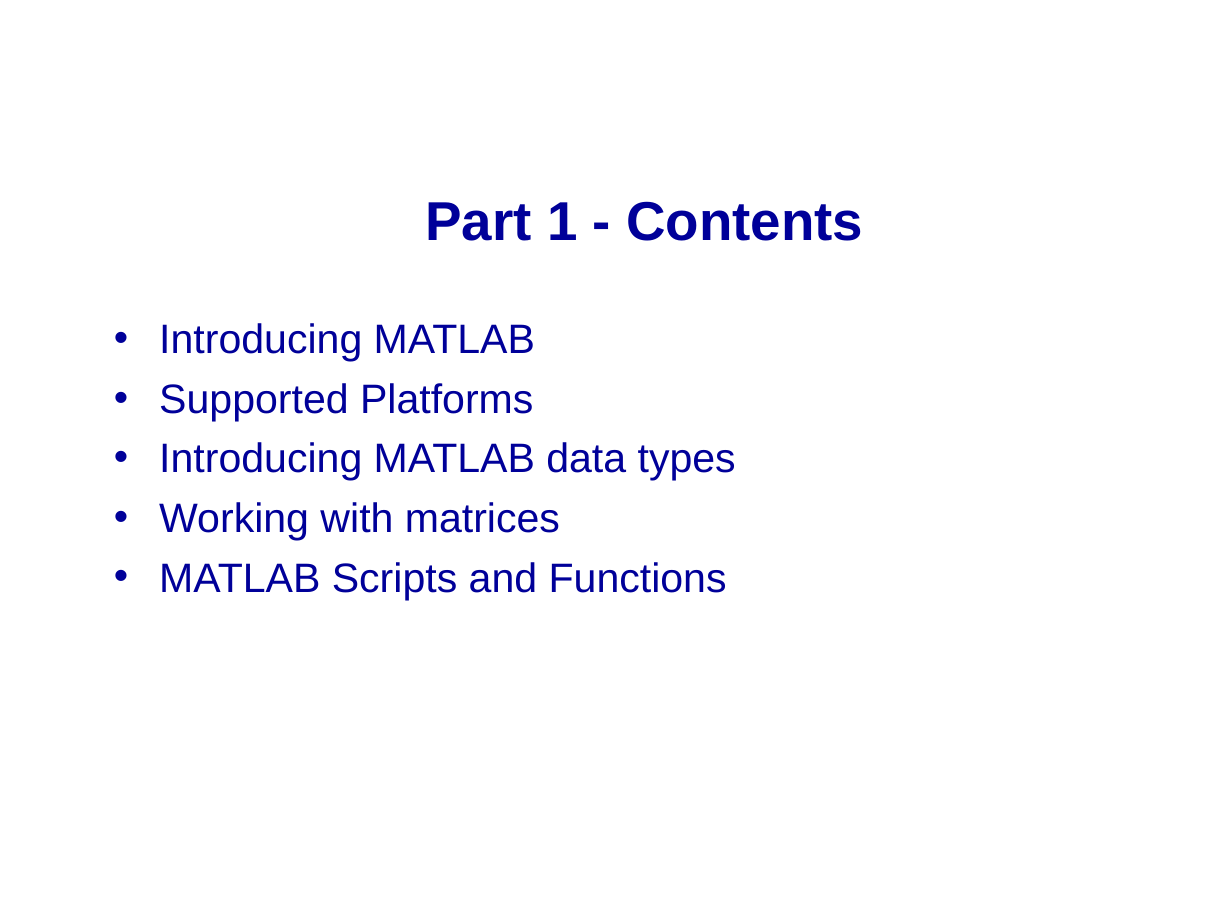
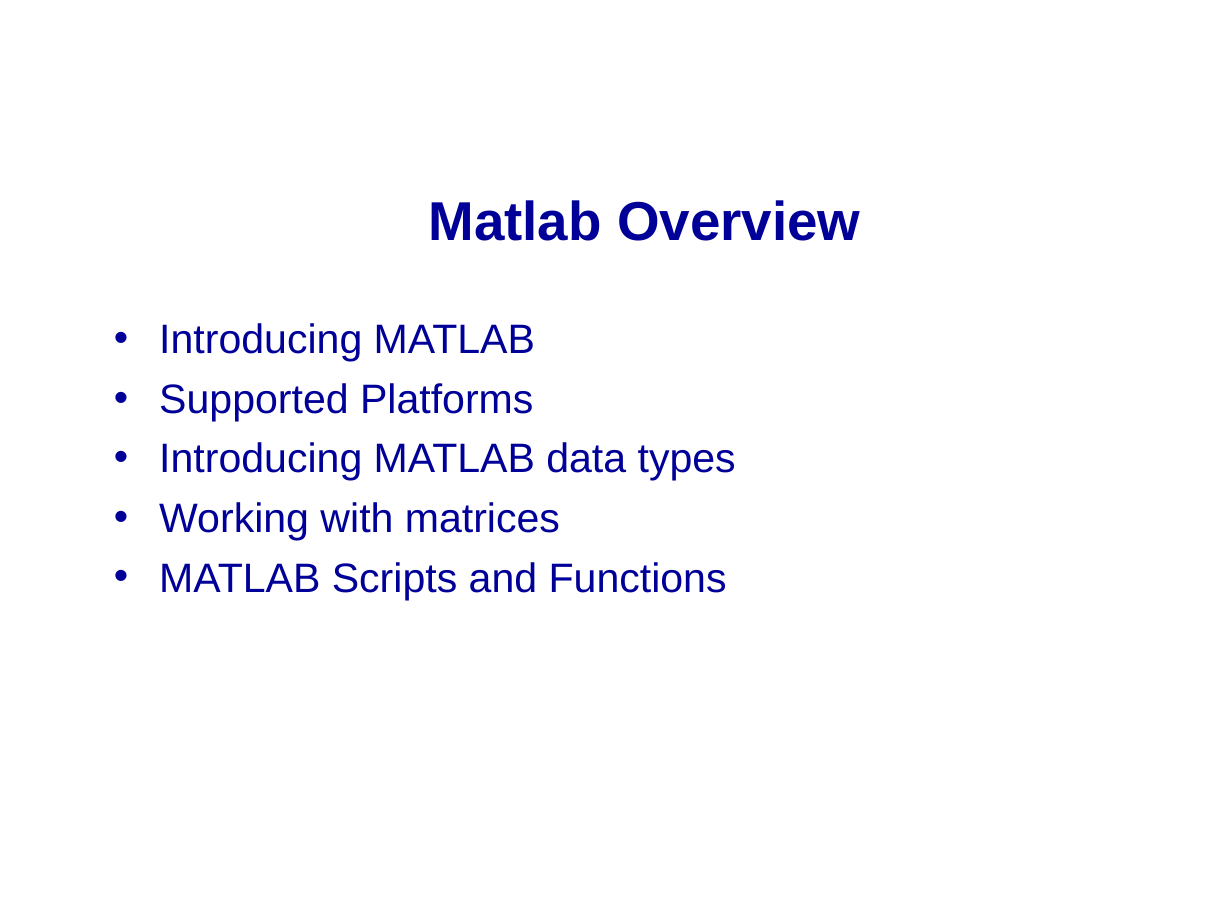
Before and after one commit to mikeg64/iome, a slide deck: slide 3 of src/examples/course/matlab/presentations_and_docs/matlab1.ppt (slide 2 before the commit). Drawn at 1232x924 pixels with LibreOffice and Linux fonts; fonts in the diff are those of the drawing; background and template pictures are left out. Boxes give left, top, right and bottom in pixels: in the first picture for what was removed or moved away, otherwise in the second. Text is boxed around its words. In the diff, an @@ line names an element or a change of style, - is before the commit and + after.

```diff
--- a/src/examples/course/matlab/presentations_and_docs/matlab1.ppt
+++ b/src/examples/course/matlab/presentations_and_docs/matlab1.ppt
@@ title at <box>429,200,860,241</box>: text changed @@
-Part 1 - Contents
+Matlab Overview
```
Also in this commit, not shown: 1 other slide changed, 3 slides added, 21 slides removed, 4 other files.
